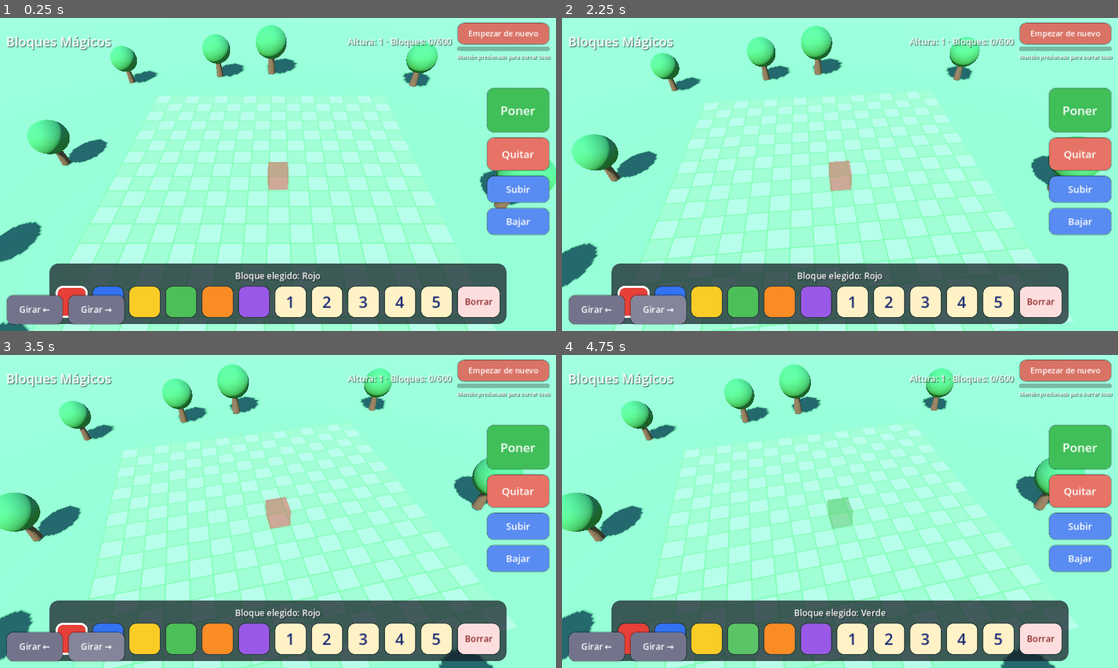
Above: before the commit, frames 1-4 (two rows, left to right).
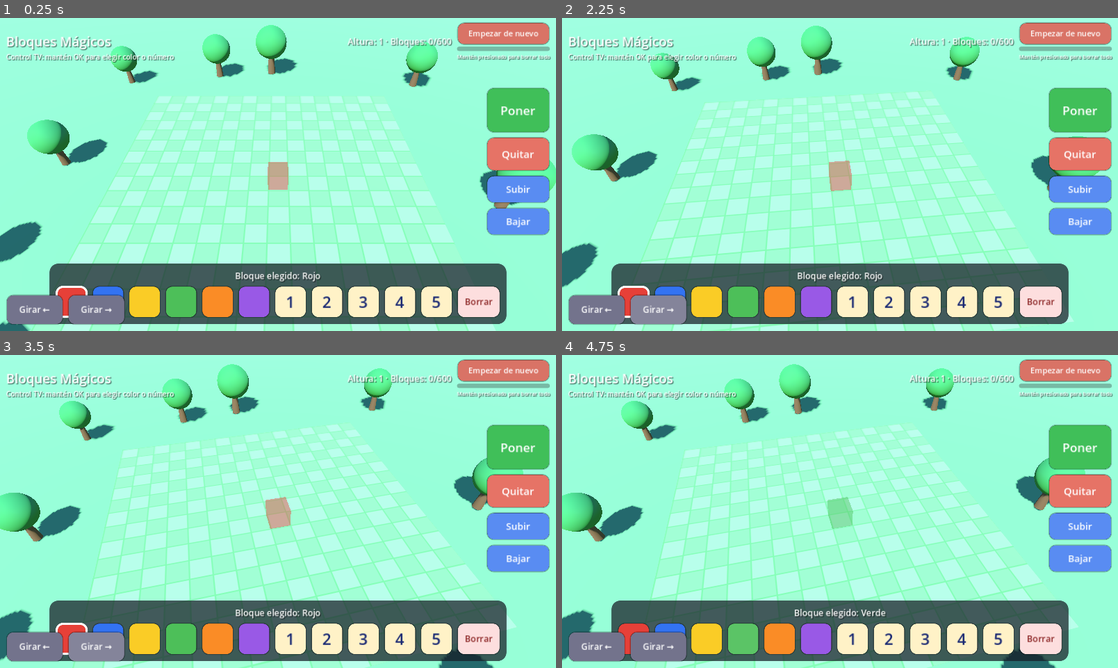
Above: after the commit, the same moments.

Repository: miguelithoruiz1/bloques-magicos
Game: Godot game, scene res://main.tscn
Two runs of this game, one before a commit and one after it. Both use one fixed random seed, a clock stepped at 60 frames per second and the inputs below.
Inputs (mouse positions are in pixels of both pictures, inside the frame that each line leads up to):
- Up to frame 1 (0.25 s): no input
- Up to frame 2 (2.25 s): click "Empezar de nuevo" at 0.5 s; click "Empezar de nuevo" at 1.25 s; click (634, 302) at 2.02 s
- Up to frame 3 (3.5 s): click (105, 639) at 2.77 s
- Up to frame 4 (4.75 s): click (706, 639) at 3.52 s; click (745, 639) at 4.27 s

The runs differ from the first frame. In frame 1, 0.4% of the frame differs, in the area x 1-32%, y 11-15%; in frame 2, 0.4%; in frame 3, 0.4%; in frame 4, 0.4%.

Commit message:
Fase 1.1: controles — paleta con OK sostenido en TV (sin puntero) y táctil corregido (emulación ratón/táctil); APK verificado con la misma firma

Diff:
--- a/project.godot
+++ b/project.godot
@@ -103,8 +103,8 @@
 
 [input_devices]
 
-pointing/emulate_touch_from_mouse=false
-pointing/emulate_mouse_from_touch=false
+pointing/emulate_touch_from_mouse=true
+pointing/emulate_mouse_from_touch=true
 
 [rendering]
 
--- a/scripts/main.gd
+++ b/scripts/main.gd
@@ -20,6 +20,7 @@
 const MAX_HEIGHT := 8
 const MAX_BLOCKS := 600
 const SAVE_DELAY := 0.6
+const OK_HOLD_SECONDS := 0.35
 
 const BLOCK_COLORS: Array = [
 	{"nombre": "Rojo", "color": Color(0.90, 0.25, 0.22)},
@@ -54,6 +55,11 @@
 
 var _palette = null
 var _move_timer := 0.0
+var _palette_mode := false
+var _pal_move_timer := 0.0
+var _ok_prev_down := false
+var _ok_hold_time := 0.0
+var _ok_long_fired := false
 var _dirty := false
 var _save_delay := 0.0
 
@@ -64,9 +70,6 @@
 
 var _tts_voice := ""
 
-var _touching := false
-var _touch_start := Vector2.ZERO
-var _touch_dragged := false
 var _mouse_down := false
 var _mouse_start := Vector2.ZERO
 var _mouse_dragged := false
@@ -95,19 +98,114 @@
 
 
 func _process(delta: float) -> void:
-	# Rotación de la cámara (mando y botones táctiles).
-	var rot := 0.0
-	if Input.is_action_pressed("camera_left"):
-		rot += 1.0
-	if Input.is_action_pressed("camera_right"):
-		rot -= 1.0
-	if _palette != null:
-		rot += float(_palette.get("touch_rotate"))
-	if rot != 0.0:
-		_yaw_target += rot * deg_to_rad(100.0) * delta
-	_pivot.rotation.y = lerp_angle(_pivot.rotation.y, _yaw_target, minf(1.0, delta * 10.0))
-
-	# Movimiento del cursor por la cuadrícula (con repetición al mantener).
+	# Pulsación OK con duración: corta = colocar (o confirmar dentro de
+	# la paleta TV); larga (OK_HOLD_SECONDS) = abrir la paleta en el TV.
+	var ok_event := _poll_ok(delta)
+
+	if _palette_mode:
+		# Con la paleta TV abierta, el input del mundo queda en pausa.
+		_handle_palette_mode(delta, ok_event)
+	else:
+		# Rotación de la cámara (mando y botones táctiles).
+		var rot := 0.0
+		if Input.is_action_pressed("camera_left"):
+			rot += 1.0
+		if Input.is_action_pressed("camera_right"):
+			rot -= 1.0
+		if _palette != null:
+			rot += float(_palette.get("touch_rotate"))
+		if rot != 0.0:
+			_yaw_target += rot * deg_to_rad(100.0) * delta
+		_pivot.rotation.y = lerp_angle(_pivot.rotation.y, _yaw_target, minf(1.0, delta * 10.0))
+
+		# Movimiento del cursor por la cuadrícula (con repetición al mantener).
+		var iv := Vector2i.ZERO
+		if Input.is_action_pressed("move_right"):
+			iv.x += 1
+		if Input.is_action_pressed("move_left"):
+			iv.x -= 1
+		if Input.is_action_pressed("move_back"):
+			iv.y += 1
+		if Input.is_action_pressed("move_forward"):
+			iv.y -= 1
+		if iv != Vector2i.ZERO:
+			_move_timer -= delta
+			if _move_timer <= 0.0:
+				_step_cursor(iv)
+				_move_timer = 0.16
+		else:
+			_move_timer = 0.0
+
+		# Acciones puntuales.
+		if ok_event == "long":
+			_open_palette_mode()
+		elif ok_event == "short":
+			place_at_cursor()
+		if Input.is_action_just_pressed("remove_block"):
+			remove_at_cursor()
+		if Input.is_action_just_pressed("cursor_up_level"):
+			set_cursor_height(1)
+		if Input.is_action_just_pressed("cursor_down_level"):
+			set_cursor_height(-1)
+
+	# La cámara sigue al cursor con suavidad.
+	var target := Vector3(
+		float(cursor.x) + 0.5,
+		0.6 + float(cursor.y) * 0.35,
+		float(cursor.z) + 0.5
+	)
+	_pivot.position = _pivot.position.lerp(target, minf(1.0, delta * 5.0))
+
+	_update_ghost()
+
+	# Autoguardado con pequeña espera para agrupar cambios seguidos.
+	if _dirty:
+		_save_delay -= delta
+		if _save_delay <= 0.0:
+			_save_now()
+
+
+## Sigue la pulsación de «place_block» (OK del control de TV, botón A del
+## mando, Espacio/Enter en teclado) distinguiendo corta de larga.
+## Devuelve "long" una sola vez al cumplir OK_HOLD_SECONDS con el botón
+## aún presionado, "short" al soltar una pulsación corta, y "" si nada.
+## Así, mantener OK para abrir la paleta NUNCA coloca un bloque al soltar.
+func _poll_ok(delta: float) -> String:
+	var ev := ""
+	var down := Input.is_action_pressed("place_block")
+	if down and not _ok_prev_down:
+		_ok_hold_time = 0.0
+		_ok_long_fired = false
+	elif down:
+		_ok_hold_time += delta
+		if _ok_hold_time >= OK_HOLD_SECONDS and not _ok_long_fired:
+			_ok_long_fired = true
+			ev = "long"
+	if not down and _ok_prev_down and not _ok_long_fired:
+		ev = "short"
+	_ok_prev_down = down
+	return ev
+
+
+func _open_palette_mode() -> void:
+	_palette_mode = true
+	_pal_move_timer = 0.0
+	_move_timer = 0.0
+	_palette.open_tv_palette()
+
+
+## Input mientras la paleta TV está abierta: ◀ ▶ mueven el resaltado
+## entre las 13 opciones, ▲ ▼ suben/bajan la altura del cursor,
+## OK corto confirma y cierra, Atrás cierra sin cambiar nada.
+func _handle_palette_mode(delta: float, ok_event: String) -> void:
+	if ok_event == "short":
+		_palette.confirm_tv_palette()
+		_palette_mode = false
+		return
+	if Input.is_action_just_pressed("remove_block"):
+		_palette.cancel_tv_palette()
+		_palette_mode = false
+		return
 	var iv := Vector2i.ZERO
 	if Input.is_action_pressed("move_right"):
 		iv.x += 1
@@ -118,59 +216,25 @@
 	if Input.is_action_pressed("move_forward"):
 		iv.y -= 1
 	if iv != Vector2i.ZERO:
-		_move_timer -= delta
-		if _move_timer <= 0.0:
-			_step_cursor(iv)
-			_move_timer = 0.16
+		_pal_move_timer -= delta
+		if _pal_move_timer <= 0.0:
+			if iv.x != 0:
+				_palette.move_tv_highlight(iv.x)
+			elif iv.y != 0:
+				set_cursor_height(-iv.y)
+			_pal_move_timer = 0.16
 	else:
-		_move_timer = 0.0
-
-	# Acciones puntuales.
-	if Input.is_action_just_pressed("place_block"):
-		place_at_cursor()
-	if Input.is_action_just_pressed("remove_block"):
-		remove_at_cursor()
-	if Input.is_action_just_pressed("cursor_up_level"):
-		set_cursor_height(1)
-	if Input.is_action_just_pressed("cursor_down_level"):
-		set_cursor_height(-1)
-
-	# La cámara sigue al cursor con suavidad.
-	var target := Vector3(
-		float(cursor.x) + 0.5,
-		0.6 + float(cursor.y) * 0.35,
-		float(cursor.z) + 0.5
-	)
-	_pivot.position = _pivot.position.lerp(target, minf(1.0, delta * 5.0))
-
-	_update_ghost()
-
-	# Autoguardado con pequeña espera para agrupar cambios seguidos.
-	if _dirty:
-		_save_delay -= delta
-		if _save_delay <= 0.0:
-			_save_now()
+		_pal_move_timer = 0.0
 
 
 func _unhandled_input(event: InputEvent) -> void:
-	if event is InputEventScreenTouch:
-		var t := event as InputEventScreenTouch
-		if t.pressed:
-			_touching = true
-			_touch_start = t.position
-			_touch_dragged = false
-		else:
-			if _touching and not _touch_dragged:
-				_handle_tap(t.position)
-			_touching = false
-	elif event is InputEventScreenDrag:
-		var d := event as InputEventScreenDrag
-		if _touching:
-			if (d.position - _touch_start).length() > 26.0:
-				_touch_dragged = true
-			if _touch_dragged:
-				_yaw_target -= d.relative.x * 0.01
-	elif event is InputEventMouseButton:
+	# Con la paleta TV abierta, el mundo no recibe clics/toques ni teclas.
+	if _palette_mode:
+		return
+	# El tacto llega como ratón emulado (emulate_mouse_from_touch=true en
+	# project.godot): UN solo camino de entrada para ratón real (PC) y
+	# dedo (Android), sin procesar ningún toque dos veces.
+	if event is InputEventMouseButton:
 		var mb := event as InputEventMouseButton
 		if mb.button_index == MOUSE_BUTTON_LEFT:
 			if mb.pressed:
@@ -184,7 +248,7 @@
 	elif event is InputEventMouseMotion:
 		var mm := event as InputEventMouseMotion
 		if _mouse_down:
-			if (mm.position - _mouse_start).length() > 8.0:
+			if (mm.position - _mouse_start).length() > 24.0:
 				_mouse_dragged = true
 			if _mouse_dragged:
 				_yaw_target -= mm.relative.x * 0.01
--- a/scripts/palette_ui.gd
+++ b/scripts/palette_ui.gd
@@ -33,6 +33,13 @@
 ## Rotación de cámara pedida desde los botones táctiles: -1.0, 0.0 o 1.0.
 ## main.gd la lee en cada frame y la suma a la rotación del mando.
 var touch_rotate := 0.0
+
+## Modo paleta para control de TV (sin puntero): la franja de botones se
+## recorre con la cruceta y una opción queda resaltada (borde dorado).
+var tv_palette_open := false
+var _tv_highlight := 0
+var _tv_hint_label: Label
+var _help_label: Label
 
 var _selection: Dictionary = {"modo": "color", "dato": 0}
 var _palette_buttons: Array = []
@@ -106,6 +113,7 @@
 	add_child(root)
 	_build_top_bar(root)
 	_build_message_label(root)
+	_build_help_label(root)
 	_build_palette(root)
 	_build_action_buttons(root)
 	_build_rotate_buttons(root)
@@ -181,6 +189,21 @@
 	root.add_child(_message_label)
 
 
+## Ayuda breve y permanente, pensada para el TV: sin ella no se descubre
+## que manteniendo OK se abre la paleta de colores y números.
+func _build_help_label(root: Control) -> void:
+	_help_label = Label.new()
+	_help_label.text = "Control TV: mantén OK para elegir color o número"
+	_help_label.set_anchors_preset(Control.PRESET_TOP_LEFT)
+	_help_label.offset_left = 14.0
+	_help_label.offset_top = 78.0
+	_help_label.offset_right = 800.0
+	_help_label.offset_bottom = 108.0
+	_help_label.mouse_filter = Control.MOUSE_FILTER_IGNORE
+	_style_label(_help_label, 16)
+	root.add_child(_help_label)
+
+
 func _build_palette(root: Control) -> void:
 	var center := CenterContainer.new()
 	center.set_anchors_preset(Control.PRESET_BOTTOM_WIDE)
@@ -244,6 +267,14 @@
 	})
 	eraser.pressed.connect(_on_palette_pressed.bind("borrador", 0))
 
+	_tv_hint_label = Label.new()
+	_tv_hint_label.text = "Elige con ◀ ▶ · Altura con ▲ ▼ · OK confirma · Atrás cancela"
+	_tv_hint_label.horizontal_alignment = HORIZONTAL_ALIGNMENT_CENTER
+	_tv_hint_label.mouse_filter = Control.MOUSE_FILTER_IGNORE
+	_tv_hint_label.visible = false
+	_style_label(_tv_hint_label, 18)
+	vbox.add_child(_tv_hint_label)
+
 
 func _build_action_buttons(root: Control) -> void:
 	var actions := VBoxContainer.new()
@@ -349,23 +380,104 @@
 func _select(modo: String, dato: int) -> void:
 	_selection = {"modo": modo, "dato": dato}
 	_refresh_palette_styles()
+	_refresh_selection_label()
+	selection_changed.emit(_selection.duplicate())
+
+
+func _option_name(modo: String, dato: int) -> String:
 	match modo:
 		"color":
-			_selection_label.text = "Bloque elegido: " + String(COLOR_DATA[dato]["nombre"])
+			return String(COLOR_DATA[dato]["nombre"])
 		"numero":
-			_selection_label.text = "Bloque elegido: Número " + str(dato)
+			return "Número " + str(dato)
+		_:
+			return "Borrar bloques"
+
+
+func _refresh_selection_label() -> void:
+	if _selection_label == null:
+		return
+	if tv_palette_open and not _palette_buttons.is_empty():
+		var entry: Dictionary = _palette_buttons[_tv_highlight]
+		_selection_label.text = "Eligiendo: " + _option_name(String(entry["modo"]), int(entry["dato"]))
+		return
+	match String(_selection["modo"]):
+		"color":
+			_selection_label.text = "Bloque elegido: " + _option_name("color", int(_selection["dato"]))
+		"numero":
+			_selection_label.text = "Bloque elegido: " + _option_name("numero", int(_selection["dato"]))
 		_:
 			_selection_label.text = "Herramienta: Borrar bloques"
-	selection_changed.emit(_selection.duplicate())
+
+
+# ---------------------------------------------------------------------------
+# Modo paleta con control de TV (sin puntero)
+# ---------------------------------------------------------------------------
+
+func _index_of_selection() -> int:
+	for i in range(_palette_buttons.size()):
+		var entry: Dictionary = _palette_buttons[i]
+		if String(entry["modo"]) == String(_selection["modo"]) \
+				and int(entry["dato"]) == int(_selection["dato"]):
+			return i
+	return 0
+
+
+func open_tv_palette() -> void:
+	tv_palette_open = true
+	_tv_highlight = _index_of_selection()
+	if _tv_hint_label != null:
+		_tv_hint_label.visible = true
+	_refresh_selection_label()
+	_refresh_palette_styles()
+
+
+func move_tv_highlight(dir: int) -> void:
+	if _palette_buttons.is_empty():
+		return
+	_tv_highlight = (_tv_highlight + dir) % _palette_buttons.size()
+	if _tv_highlight < 0:
+		_tv_highlight += _palette_buttons.size()
+	_refresh_selection_label()
+	_refresh_palette_styles()
+
+
+func confirm_tv_palette() -> void:
+	if _palette_buttons.is_empty():
+		close_tv_palette()
+		return
+	var entry: Dictionary = _palette_buttons[_tv_highlight]
+	var modo := String(entry["modo"])
+	var dato := int(entry["dato"])
+	close_tv_palette()
+	_select(modo, dato)
+
+
+func cancel_tv_palette() -> void:
+	close_tv_palette()
+	_refresh_selection_label()
+
+
+func close_tv_palette() -> void:
+	tv_palette_open = false
+	if _tv_hint_label != null:
+		_tv_hint_label.visible = false
+	_refresh_palette_styles()
 
 
 func _refresh_palette_styles() -> void:
-	for entry in _palette_buttons:
+	for idx in range(_palette_buttons.size()):
+		var entry: Dictionary = _palette_buttons[idx]
 		var b: Button = entry["button"]
 		var bg: Color = entry["bg"]
 		var selected := String(entry["modo"]) == String(_selection["modo"]) \
 			and int(entry["dato"]) == int(_selection["dato"])
-		if selected:
+		if tv_palette_open and idx == _tv_highlight:
+			# Resaltado de navegación con el control de TV: borde dorado
+			# grueso, distinto del borde blanco de la opción ya elegida.
+			b.add_theme_stylebox_override("normal", _style_box(bg.lightened(0.10), Color(1.0, 0.85, 0.20), 6))
+			b.add_theme_stylebox_override("pressed", _style_box(bg, Color(1.0, 0.85, 0.20), 6))
+		elif selected:
 			b.add_theme_stylebox_override("normal", _style_box(bg, Color.WHITE, 5))
 			b.add_theme_stylebox_override("pressed", _style_box(bg, Color.WHITE, 5))
 		else:
Not shown, changed: README.md
